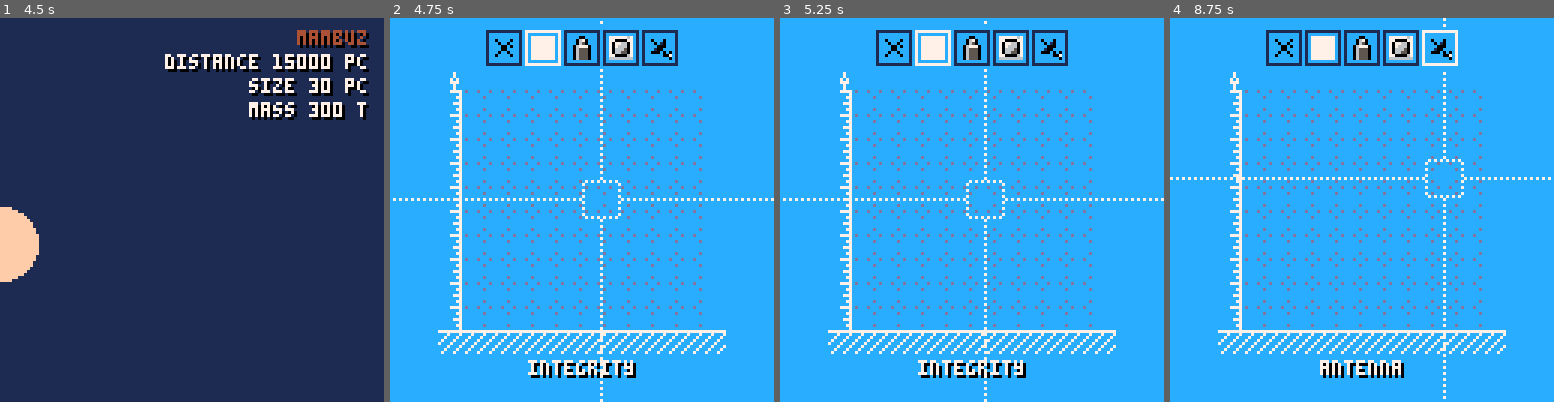
Above: before the commit, frames 1-4 (left to right).
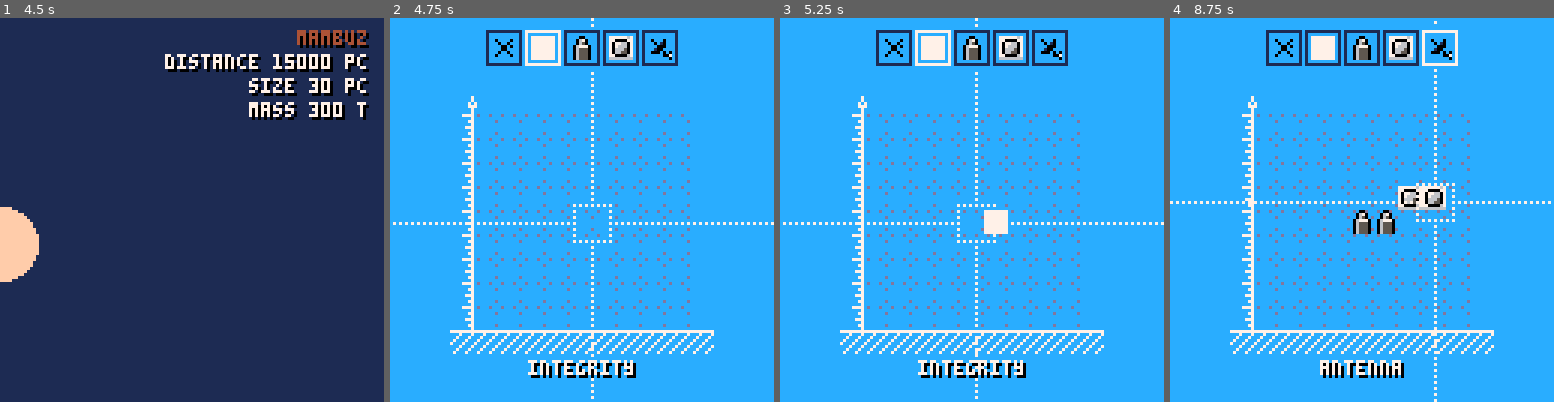
Above: after the commit, the same moments.

Repository: bigbozo/pico-rocket
Game: PICO-8 cartridge rocket.p8
Two runs of this game, one before a commit and one after it. Both use one fixed random seed, a clock stepped at 60 frames per second and the inputs below.
Inputs:
- Up to frame 1 (4.5 s): tap X (X key) at 0.33, 1.07, 1.85, 2.97, 4.08 s; tap O (Z key) at 0.7, 1.7, 2.1, 2.5, 2.9, 3.3, 3.7, 4.1 s; hold Right 1.6-2.1 s; hold Up 2.15-2.42 s; hold Right 2.47-3.03 s; hold Left 3.08-3.58 s; hold Down 3.63-3.97 s; hold Right from 4.02 s (still down)
- Up to frame 2 (4.75 s): tap O (Z key) at 4.5 s; release Right at 4.68 s; hold Up from 4.73 s (still down)
- Up to frame 3 (5.25 s): tap O (Z key) at 4.9 s; release Up at 5.03 s; hold Left from 5.08 s (still down); tap X (X key) at 5.2 s
- Up to frame 4 (8.75 s): tap O (Z key) every 0.4 s from 5.3 to 8.5 s; release Left at 5.68 s; hold Down 5.73-6.03 s; hold Right 6.08-6.58 s; tap X (X key) at 6.32, 7.43, 8.55 s; hold Right 6.63-7.13 s; hold Up 7.18-7.45 s; hold Right 7.5-8.07 s; hold Left 8.12-8.62 s; hold Down from 8.67 s (still down)

Frame 1 is identical in both runs. In frame 2, 5.7% of the frame differs, in the area x 0-100%, y 0-100%; in frame 3, 6.0%; in frame 4, 7.0%.

Commit message:
Reworked the drawing part + rocket draw
The Grid is configurable with max_w and max_h, but there is a bug when
max_w!=max_h, seems that w is somewhere used as h or vice versa.

Rocket parts can be placed

The calculations should de reviewed, if code can be optimized with
better camera placement

Diff:
--- a/scenes/hangar.lua
+++ b/scenes/hangar.lua
@@ -1,13 +1,22 @@
 HangarScene = {
 
   cursor = { x=5, y=5, dx=0, dy=0, transition = 1 },
+  max_w = 9,
+  max_h = 9,
 
   rocket = {},
 
   brush = 1,
 
   init = function(self)
-    -- nothing so far
+    if (#self.rocket==0) then
+      for i=1,self.max_w do
+        self.rocket[i]={}
+        for j=1,self.max_h do
+          self.rocket[i][j]=1
+        end
+      end
+    end
   end,
 
   update= function(self)
@@ -21,24 +30,24 @@
   end,
 
   handle = function(self)
-    -- move cursor
+    -- move cursr
     if self.cursor.transition~=1 then
       return
     end
-    if btnp(1) then
+    if (btnp(1) and self.cursor.x<self.max_w) then
       self.cursor.dx = 1
       self.cursor.dy = 0
       self.cursor.transition = 0
     end
-    if btnp(0) then
+    if (btnp(0) and self.cursor.x>1) then
       self.cursor.dx = -1
       self.cursor.transition = 0
     end
-    if btnp(3) then
+    if (btnp(3) and self.cursor.y>1) then
       self.cursor.dy = -1
       self.cursor.transition = 0
     end
-    if btnp(2) then
+    if (btnp(2) and self.cursor.y<self.max_h) then
       self.cursor.dy = 1
       self.cursor.transition = 0
     end
@@ -48,37 +57,57 @@
     if btnp(4) then
       if (self.brush==0) then
         change_scene(PlanetScene)
+        return
       end
+      self.rocket[self.cursor.x][self.cursor.y] = rocket_parts[self.brush].spr
     end
   end,
 
   draw = function(self)
     cls(12)
 
-    self.draw_grid(24,24)
+    local ox = 64 - self.max_w*4
+    local oy = 32
+
+
+    self:draw_grid(ox,oy)
+    self:draw_rocket(ox,oy)
+
     -- draw cursor
-    local x = 28 + (self.cursor.x + self.cursor.transition * self.cursor.dx) * 8 -1
-    local y = 100 + (-self.cursor.y - self.cursor.transition * self.cursor.dy) * 8
+    local x = ox - 3 + (self.cursor.x + self.cursor.transition * self.cursor.dx) * 8 -1
+    local y = oy + 4 + 8*self.max_h - (self.cursor.y + self.cursor.transition * self.cursor.dy) * 8
     draw_cursor(x,y,6,7)
 
     -- draw controls
     self:draw_controls()
   end,
 
-  draw_grid = function(x, y)
+  draw_grid = function(self, x, y)
     -- draw grid + axes
     camera(-x,-y)
-    spr(50,-8,-8)
-    spr(48,-8,80)
-    spr(48,80,80)
-    for i=0,9 do
-      spr(49,-8,i*8)
-      spr(48,i*8,80)
-      for j=0,9 do
-        spr(51,j*8,i*8)
+    spr(50,-6,-8)
+    spr(48,-8,8*self.max_h)
+    spr(48,8 * self.max_w,8*self.max_h)
+    for j=0,self.max_h-1 do
+      spr(49,-8,j*8)
+    end
+    for i=1,self.max_w do
+      spr(48,i*8-8,8*self.max_h)
+      for j=1,self.max_h do
+        spr(51,j*8-8,i*8-8)
       end
     end
     camera()
+  end,
+
+  draw_rocket = function(self,x,y)
+    y = y + 8*self.max_w
+    palt(12,true)
+    for i=1,self.max_w do
+      for j=1,self.max_h do
+        spr(self.rocket[i][j],x- 8 + i*8, y -j*8)
+      end
+    end
   end,
 
   draw_controls = function(self)
@@ -94,18 +123,24 @@
     palt(0, false)
     spr(52,2,2)
 
+    -- draw toolbox
+    self:draw_toolbox()
+
+
+
+    camera()
+  end,
+
+  draw_toolbox = function(self)
     for i,part in pairs(rocket_parts) do
       if self.brush == i then
-
-      rect(i*13,0,i*13+11,11,7)
-      printc(part.name,110,7,64)
+        rect(i*13,0,i*13+11,11,7)
+        printc(part.name,110,7,64)
       else
-      rect(i*13,0,i*13+11,11,1)
+        rect(i*13,0,i*13+11,11,1)
       end
-
       spr(part.spr,i*13+2,2)
     end
-    camera()
   end,
 
   toggle_part = function(self)
